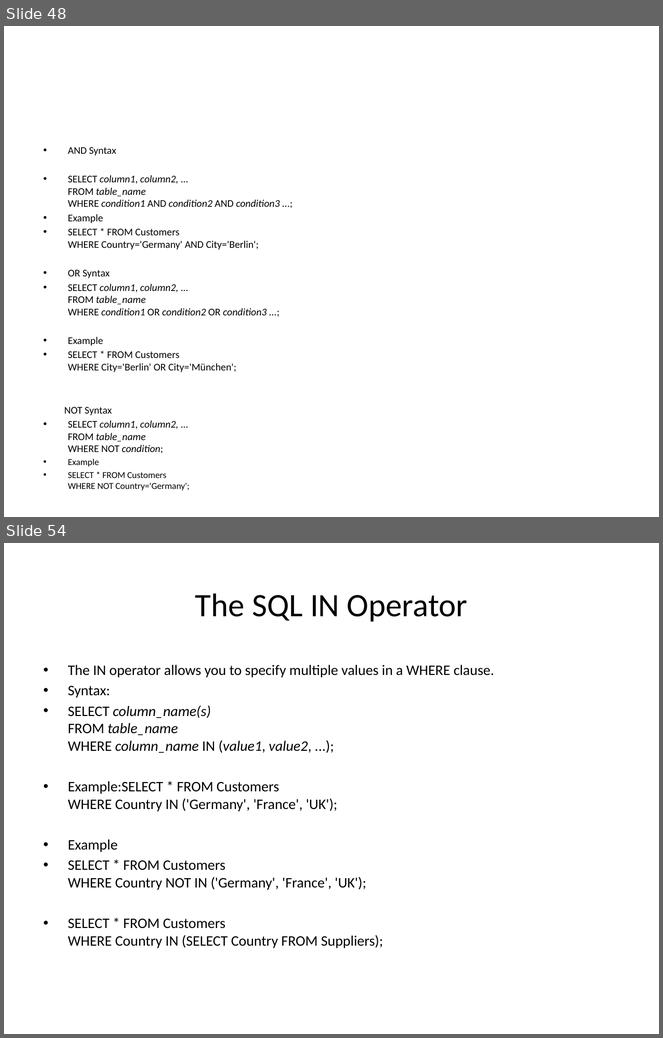
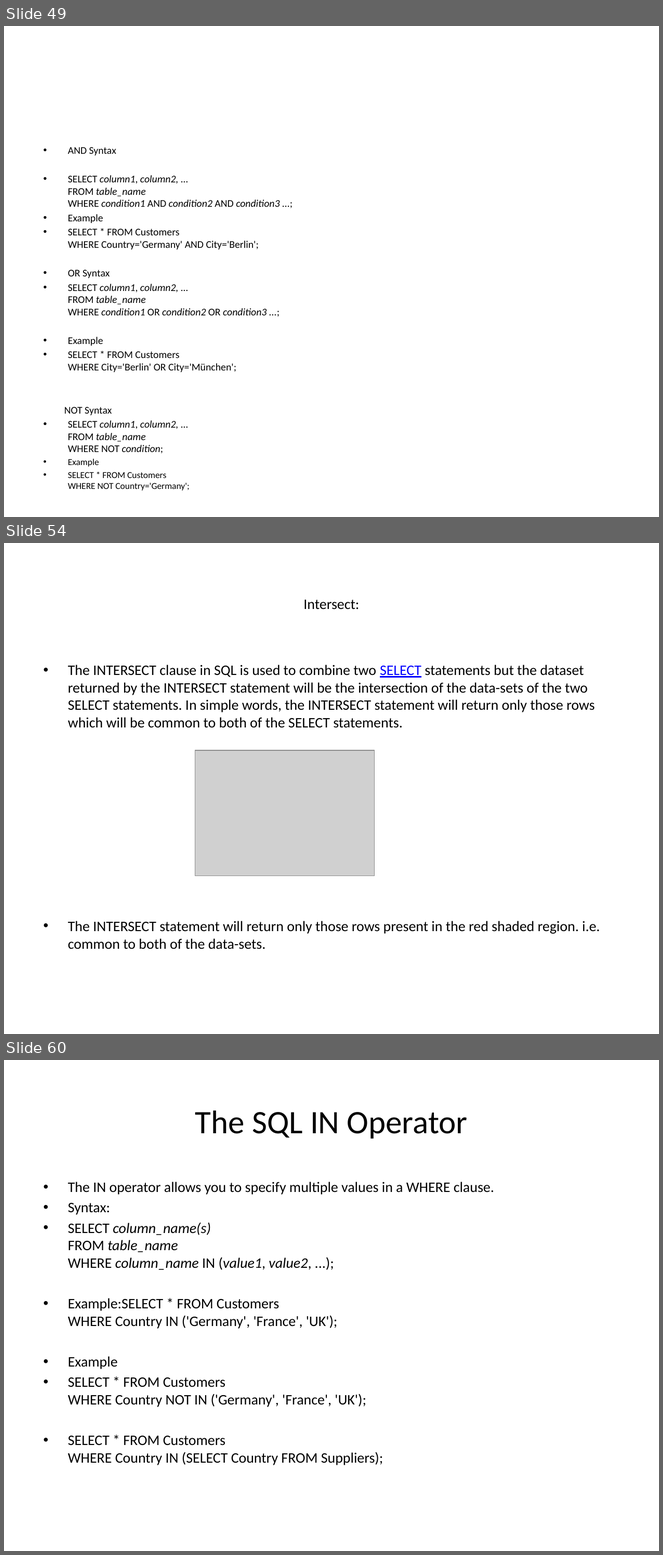
Before and after one commit to goudp4959/Oracle, a slide deck: SQL-latest (1) (4).pptx. Shown one above the other, each under a label of ours: slides 48 and 54 before the commit, slides 49, 54 and 60 after it; the slides between them are not shown. The pictures are 663x1038 and 663x1555 pixels, drawn with LibreOffice and Linux fonts; fonts in the diff are those of the drawing; grey boxes stand for pictures. Boxes give left, top, right and bottom in pixels: in the first picture for what was removed or moved away, otherwise in the second. Text is boxed around its words. In the diff, an @@ line names an element or a change of style, - is before the commit and + after.

```diff
--- a/SQL-latest (1) (4).pptx
+++ b/SQL-latest (1) (4).pptx
@@ slide 54 added at (4,543,659,1034), background #FFFFFF @@
@@ title added at (304,600,359,610), 16 pt, text #000000 @@
+Intersect:
@@ text added at (68,665,600,950), 16 pt, text #000000 @@
+• The INTERSECT clause in SQL is used to combine two SELECT statements but the dataset returned by the INTERSECT statement will be the intersection of the data-sets of the two SELECT statements. In simple words, the INTERSECT statement will return only those rows which will be common to both of the SELECT statements.
+• The INTERSECT statement will return only those rows present in the red shaded region. i.e. common to both of the data-sets.
@@ picture added at (195,750,375,876) @@
@@ what was slide 48 is now slide 49 @@
@@ what was slide 54 is now slide 60 @@
```
Also in this commit, not shown: 6 slides changed, 8 other slides added, 1 slide removed.
